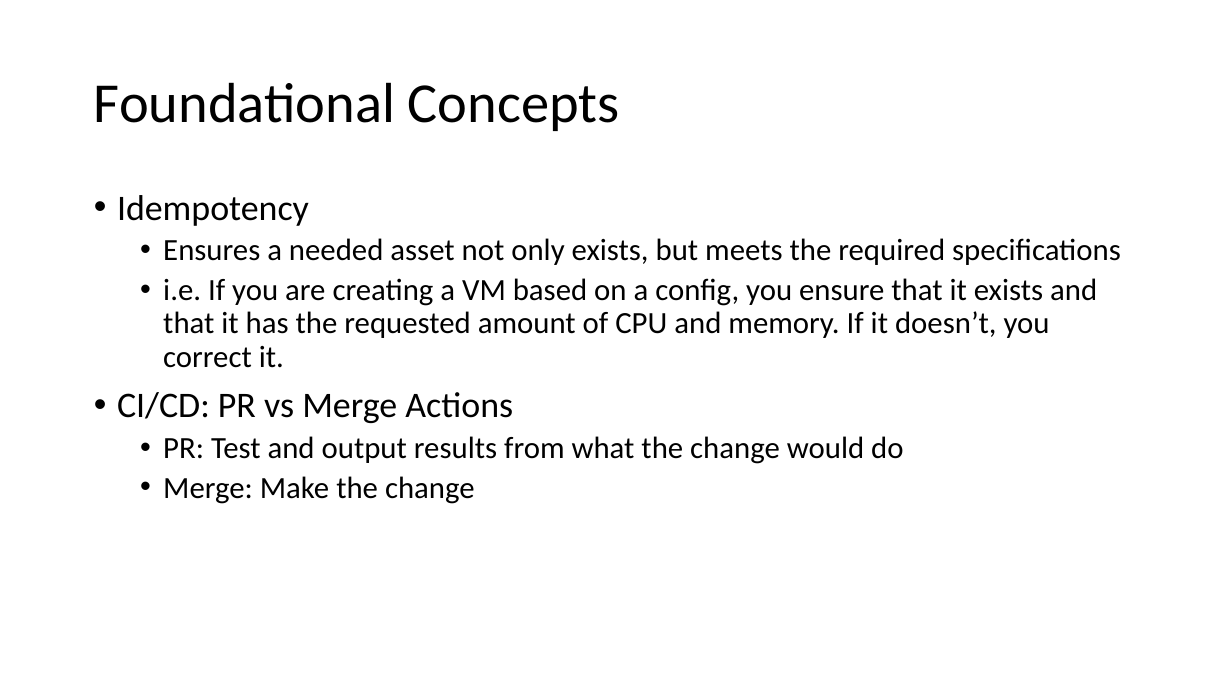
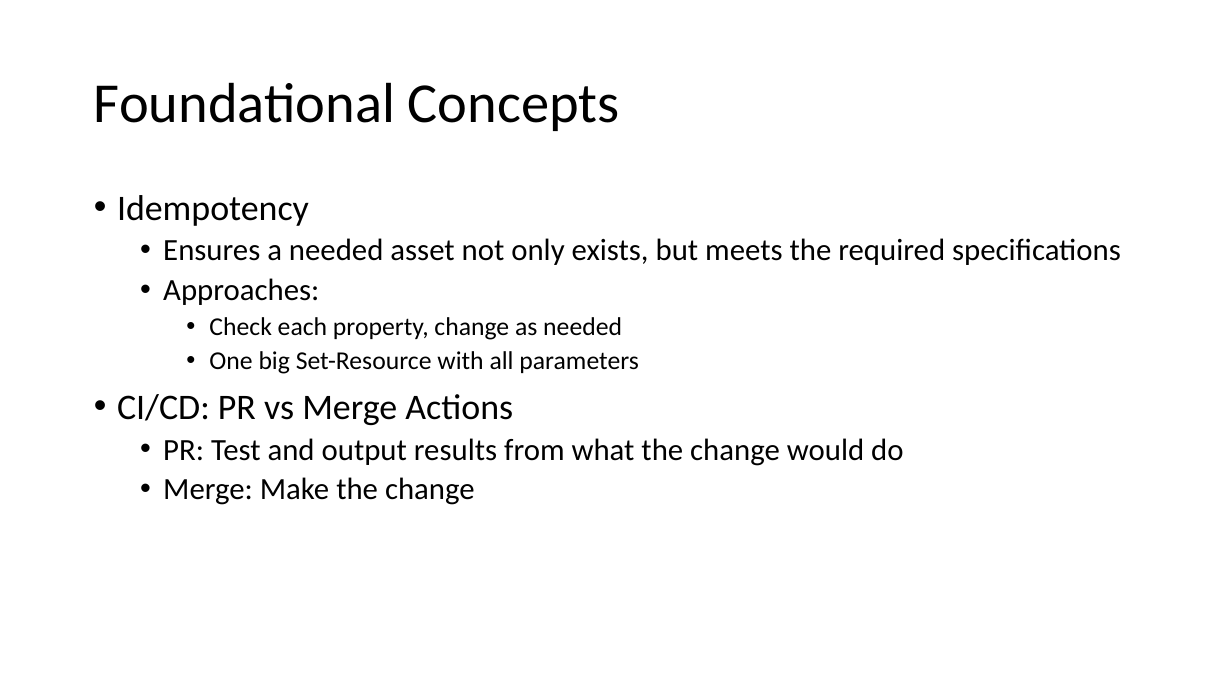
Before and after one commit to ThePoShWolf/Sessions, a slide deck: slide 5 of 2022-04-26 - aC the world! As Code for Anything/PowerShell Summit 2022 - aC the World!.pptx (slide 4 before the commit). Drawn at 1232x693 pixels with LibreOffice and Linux fonts; fonts in the diff are those of the drawing; background and template pictures are left out. Boxes give left, top, right and bottom in pixels: in the first picture for what was removed or moved away, otherwise in the second. Text is boxed around its words. In the diff, an @@ line names an element or a change of style, - is before the commit and + after.

Commit message:
adding concepts and slides

```diff
--- a/2022-04-26 - aC the world! As Code for Anything/PowerShell Summit 2022 - aC the World!.pptx
+++ b/2022-04-26 - aC the world! As Code for Anything/PowerShell Summit 2022 - aC the World!.pptx
@@ text at [163, 278, 638, 374]: text changed; size 24 to 20 pt @@
-  • i.e. If you are creating a VM based on a config, you ensure that it exists and that it has the requested amount of CPU and memory. If it doesn’t, you correct it.
+  • Approaches:
+    • Check each property, change as needed
+    • One big Set-Resource with all parameters
```
Also in this commit, not shown: 3 other slides changed, 3 slides added.
